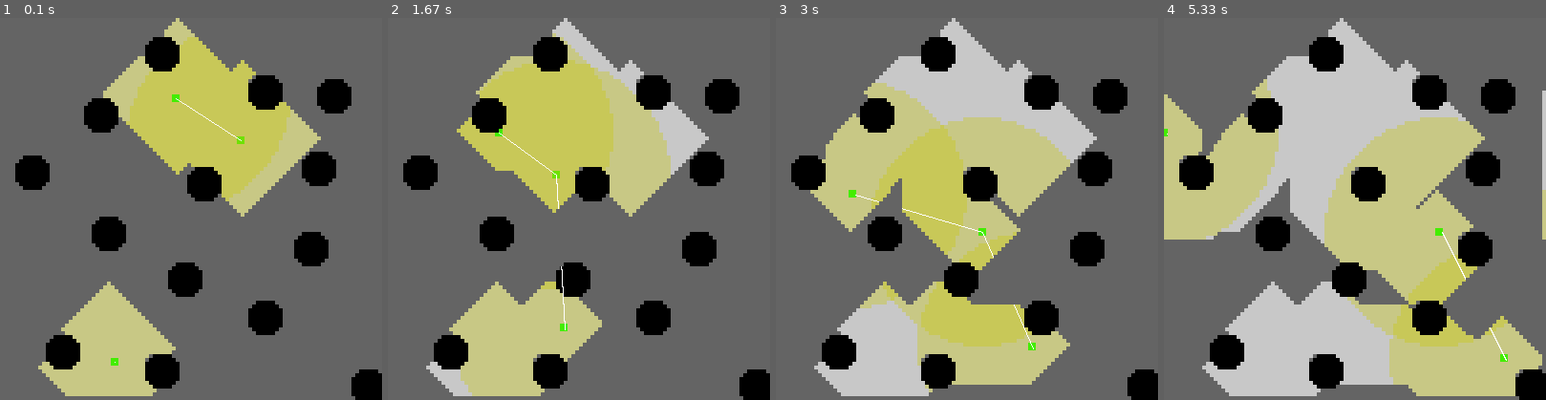
Above: before the commit, frames 1-4 (left to right).
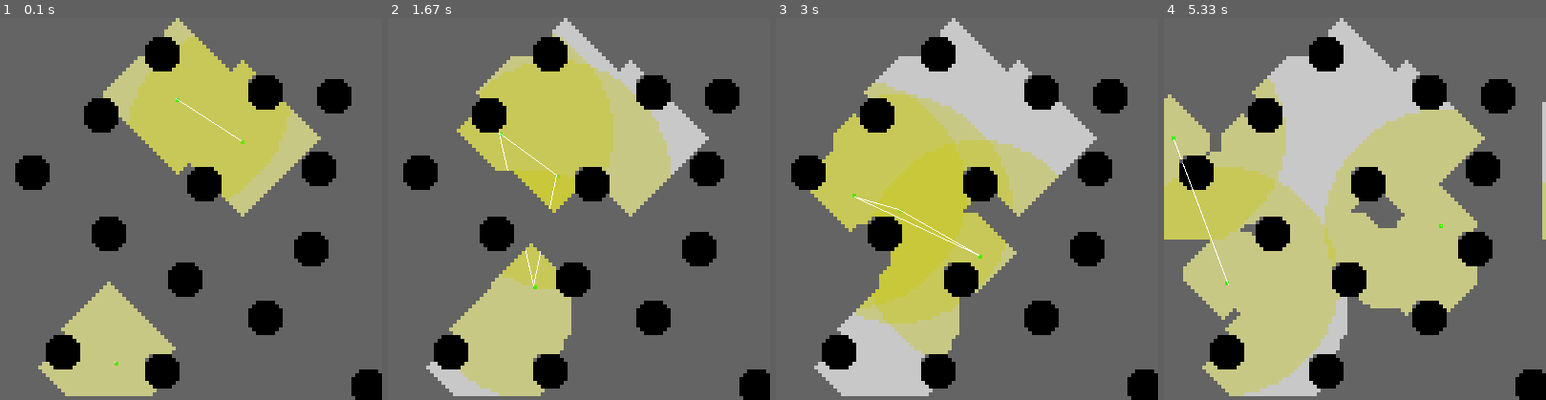
Above: after the commit, the same moments.

Repository: R1leMargoulin/RAPID
Game: pygame game, started from examples/program_examples/simulation_example.py
Two runs of this game, one before a commit and one after it. Both use one fixed random seed, a clock stepped at 60 frames per second and the inputs below.
Inputs:
- Up to frame 1 (0.1 s): no input
- Up to frame 2 (1.67 s): no input
- Up to frame 3 (3 s): no input
- Up to frame 4 (5.33 s): tap Enter at 4.83, 5.17 s

The runs differ from the first frame. In frame 1, less than 0.1% of the frame differs, in the area x 29-64%, y 20-91%; in frame 2, 3.6%; in frame 3, 23%; in frame 4, 30%, in the area x 0-100%, y 16-99%.

Commit message:
add a new image inn examples + improving collisions dor exploration with obstacles

Diff:
--- a/RAPID/Agents.py
+++ b/RAPID/Agents.py
@@ -40,7 +40,7 @@
         # pygame agent components
         self.surf = Surface((4*size, 4*size), SRCALPHA, 32)
         circle(self.surf, color, (2*size, 2*size), 4*size)
-        self.rect = Rect(0, 0, 2 * size, 2 * size)
+        self.rect = Rect(0, 0, size, size)
 
         # Geometry
         self.speed = Transform2d(0,0,0)
@@ -178,7 +178,6 @@
         neighbors = self.get_neighbors_pixels(distance=self.vision_range, stop_at_wall=True, self_inclusion=True)
 
         for n in neighbors:
-            print(n)
             self.belief_space["occupancy_grid"][n[0]][n[1]] = self.env.real_occupancy_grid[n[0]][n[1]] #get the real value (simulates sensing, note that we could add noise.)
 
     def get_neighbors_pixels(self, distance:int, stop_at_wall = False, self_inclusion = True):
@@ -408,7 +407,7 @@
 
     def navigate_through_target_path(self):
         #we should be nearby the first point of the path, else we delete it and we'll compute an other one:
-        if euclidian_distance((int(self.transform.x), int(self.transform.y)), (self.path_to_target[0][0], self.path_to_target[0][1])) <= 2:
+        if euclidian_distance((int(self.transform.x), int(self.transform.y)), (self.path_to_target[0][0], self.path_to_target[0][1])) <= 5: #if we are more than 5 away from the path, we forget the target it in order to recalculate a new one
             if self.path_to_target[0] == self.target:
                 self.target = None
                 self.path_to_target = None
@@ -431,7 +430,6 @@
                 self.transform.w = self.transform.w%(2*np.pi)
                 #self.speed.x = direction_vers_voisin
 
-                #TODO regler la speed X
                 self.speed.x = min(euclidian_distance((0,0), direction), self.max_speed.x)
 
                 xmove = self.speed.x * np.cos(self.transform.w)
--- a/examples/program_examples/simulation_example.py
+++ b/examples/program_examples/simulation_example.py
@@ -13,7 +13,7 @@
 SCREEN_HEIGHT = 100
 BACKGROUND_COLOR = (200, 200, 200)
 
-ENV_IMAGE_PATH = "/home/erwan/Documents/tests_simulations/RAPID/images_env/forest_100_100.png"# CHANGE THE PATH
+ENV_IMAGE_PATH = "/home/erwan/Documents/tests_simulations/RAPID/examples/env_images_example/forest_100_100.png"# CHANGE THE PATH
 
 NB_GROUND_AGENTS = 3
 
Binary file added: examples/env_images_example/cross_100_100.png
